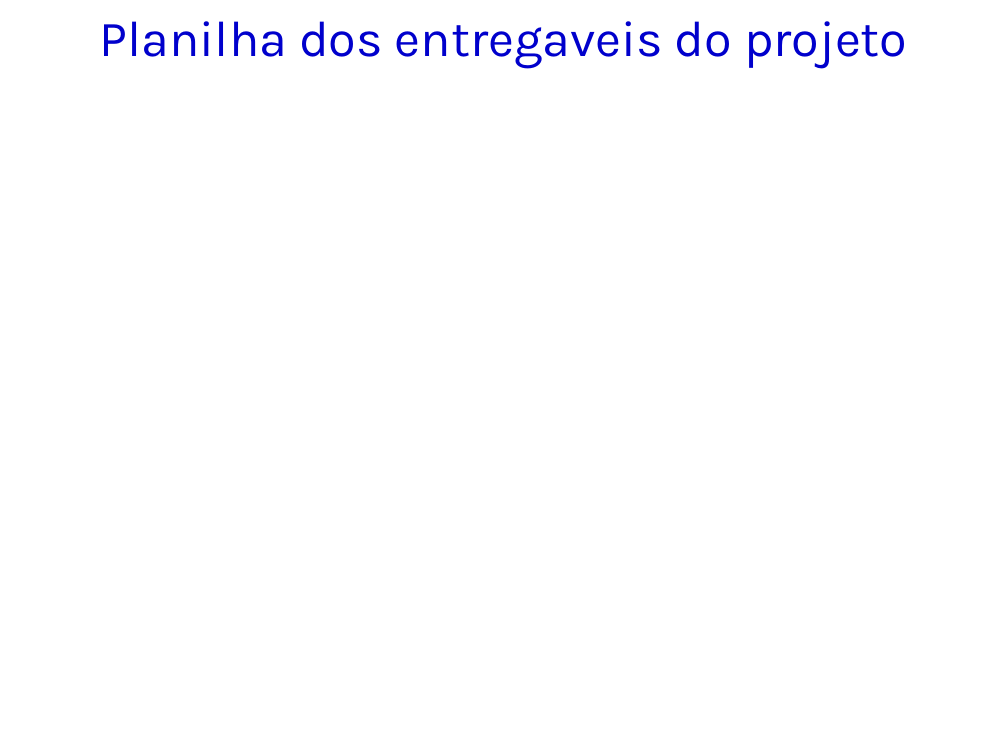
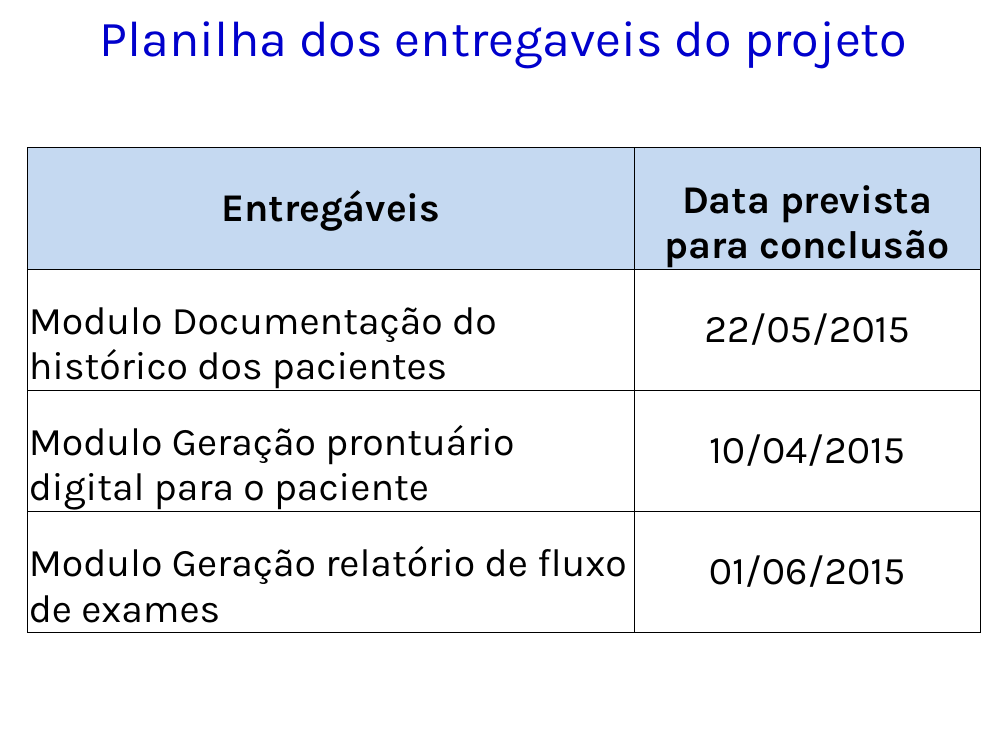
Before and after one commit to kokmz/TCCHUE, a slide deck: slide 31 of Arquivos do Anselmo preencidos - Semestre passado/GPS_2014_Modelo de Apresentação_PI.pptx (slide 19 before the commit). Drawn at 1008x756 pixels with LibreOffice and Linux fonts; fonts in the diff are those of the drawing; background and template pictures are left out. Boxes give left, top, right and bottom in pixels: in the first picture for what was removed or moved away, otherwise in the second. Text is boxed around its words. In the diff, an @@ line names an element or a change of style, - is before the commit and + after.

```diff
--- a/Arquivos do Anselmo preencidos - Semestre passado/GPS_2014_Modelo de Apresentação_PI.pptx
+++ b/Arquivos do Anselmo preencidos - Semestre passado/GPS_2014_Modelo de Apresentação_PI.pptx
@@ table added at (x1=28, y1=148, x2=981, y2=632), 4 rows, 2 columns @@
+Entregáveis | Data prevista para conclusão
+Modulo Documentação do histórico dos pacientes | 22/05/2015
+Modulo Geração prontuário digital para o paciente | 10/04/2015
+Modulo Geração relatório de fluxo de exames | 01/06/2015
```
Also in this commit, not shown: 12 other slides changed, 12 slides added.
